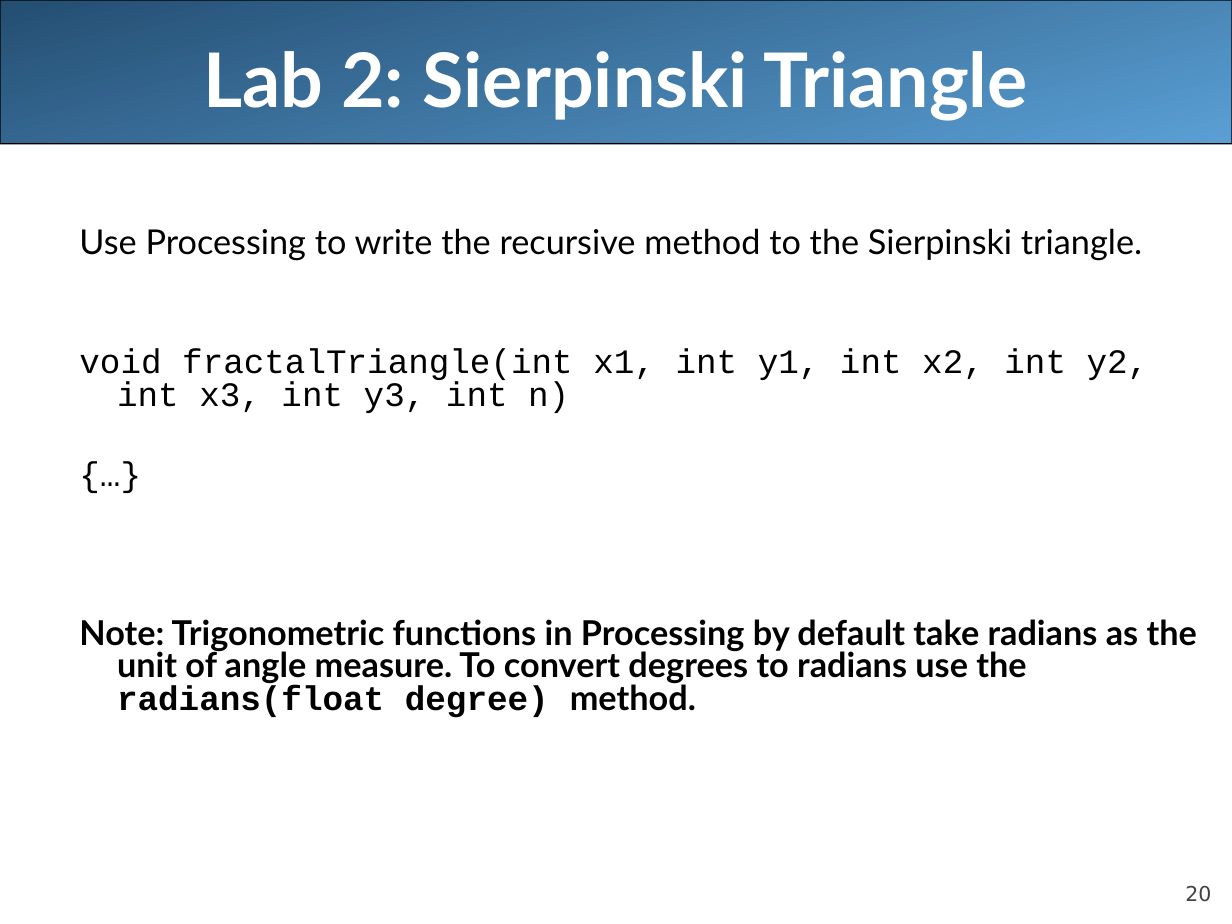
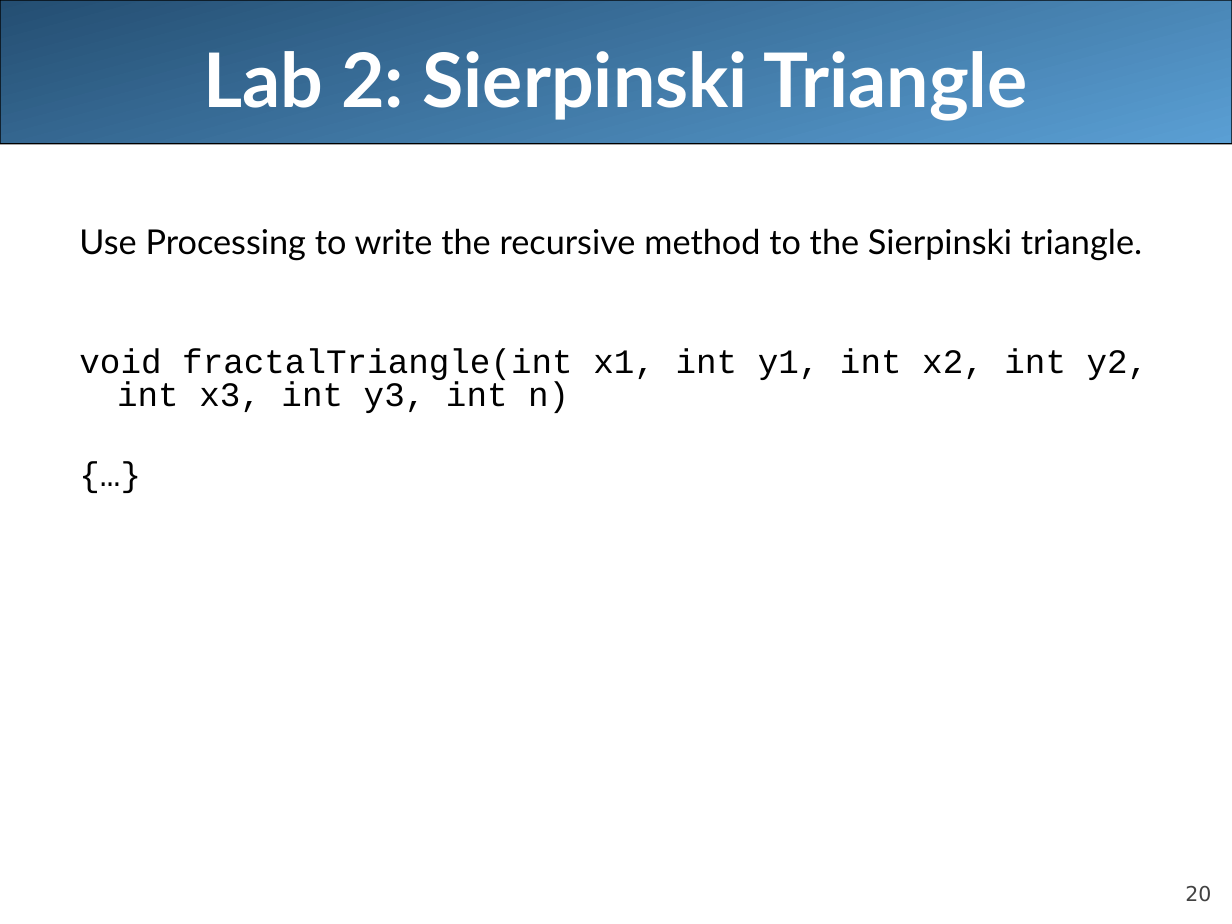
Before and after one commit to LongBaoNguyen/longbaonguyen.github.io, a slide deck: slide 20 of courses/apcsa/lecture19.ppt. Drawn at 1232x924 pixels with LibreOffice and Linux fonts; fonts in the diff are those of the drawing. Boxes give left, top, right and bottom in pixels: in the first picture for what was removed or moved away, otherwise in the second. Text is boxed around its words. In the diff, an @@ line names an element or a change of style, - is before the commit and + after.

```diff
--- a/courses/apcsa/lecture19.ppt
+++ b/courses/apcsa/lecture19.ppt
@@ text at bbox=[79, 619, 1197, 718]: paragraph removed @@
-  Note: Trigonometric functions in Processing by default take radians as the unit of angle measure. To convert degrees to radians use the radians(float degree) method.
```
Also in this commit, not shown: 7 other files.
